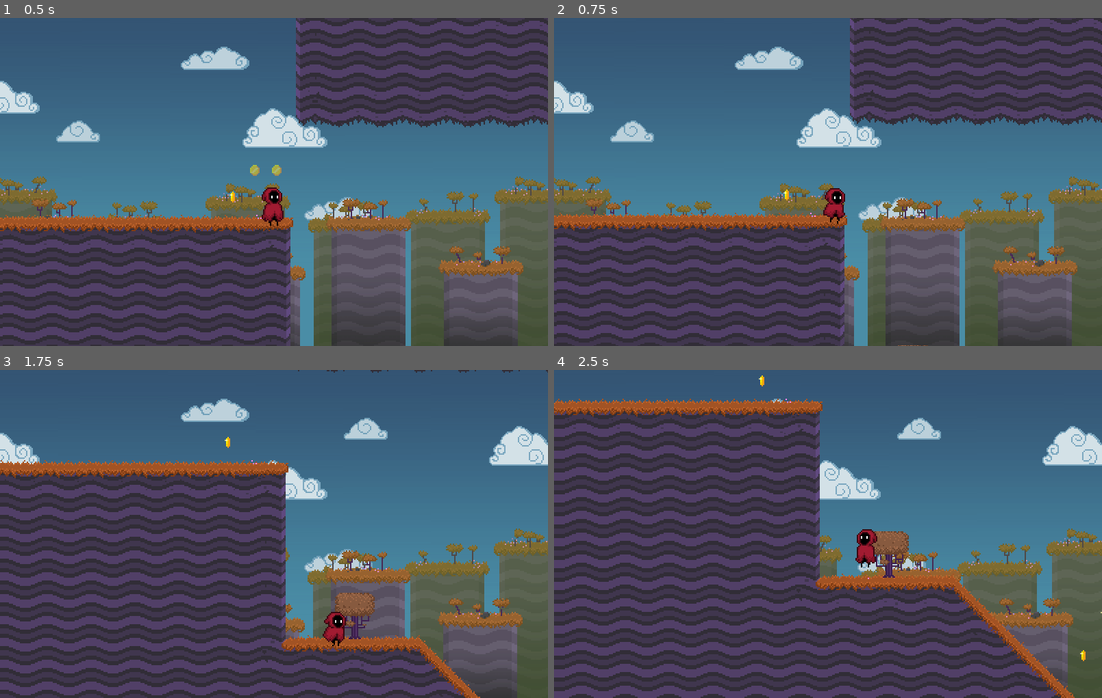
Above: before the commit, frames 1-4 (two rows, left to right).
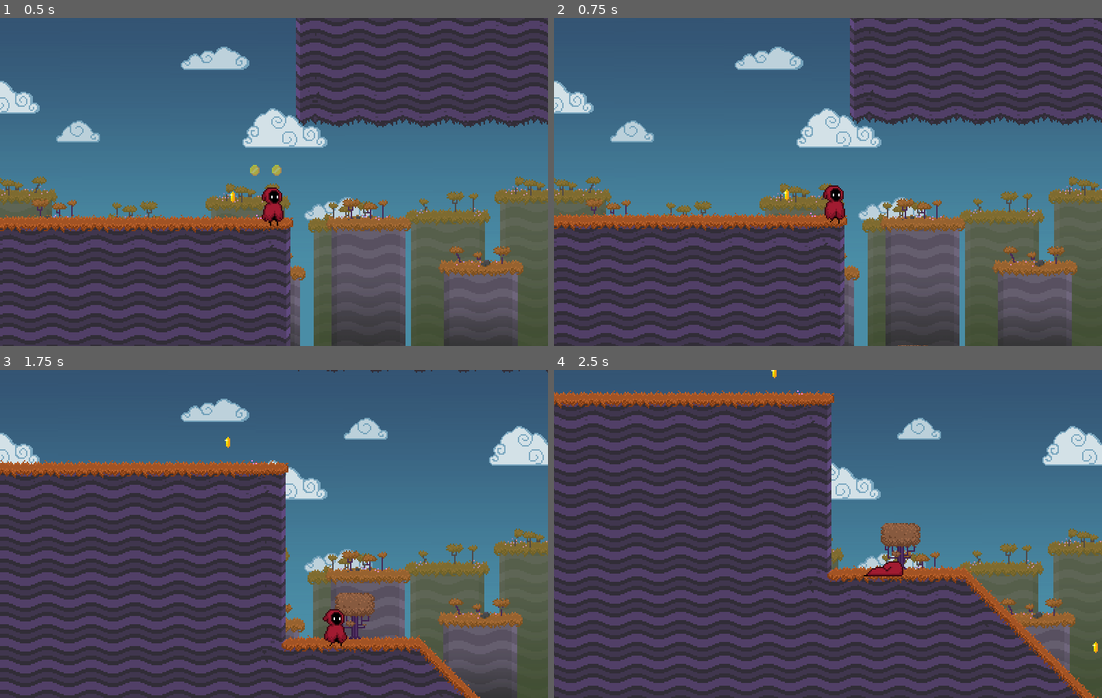
Above: after the commit, the same moments.

Repository: Stribe2/Prototype4
Game: Godot game, scene res://src/Main/Game.tscn
The game is run twice, just before and just after one commit, with the same random seed, the same clock (stepped at 60 frames per second) and the same inputs.
Inputs:
- Up to frame 1 (0.5 s): no input
- Up to frame 2 (0.75 s): hold Right (move_right) from 0.53 s (still down); hold Shift (Sprint) from 0.53 s (still down)
- Up to frame 3 (1.75 s): keep holding Right (move_right); tap Up (jump) at 0.77, 0.8, 1.07, 1.35, 1.52 s; release Shift (Sprint) at 1.28 s; tap Shift (Sprint) at 1.55 s
- Up to frame 4 (2.5 s): tap Up (jump) at 1.82, 2.3 s; release Right (move_right) at 2.03 s; hold Left (move_left) from 2.03 s (still down); hold Shift (Sprint) from 2.03 s (still down)

Frame 1 is identical in both runs. In frame 2, 0.2% of the frame differs, in the area x 49-54%, y 51-63%; in frame 3, 0.2%; in frame 4, 43%, in the area x 0-100%, y 0-100%.

Commit message:
player falls prone when y speed reaches threshold

Diff:
--- a/platformer/src/Actors/Player.gd
+++ b/platformer/src/Actors/Player.gd
@@ -22,6 +22,9 @@
 var direction_prev
 var is_airborne = false
 var fall_speed = 0.0
+var is_prone = false
+var prone_time = 1.5 # hardcoded to length of prone animation
+var prone_timer = 0.0
 
 func _ready():
 	# Static types are necessary here to avoid warnings.
@@ -54,40 +57,48 @@
 			is_airborne = false
 			if fall_speed > MAX_SAFE_FALL_SPEED:
 				print("Ouch, you fell kinda far! (", fall_speed, ")")
+				is_prone = true
 				# TODO: loose health
 				# TODO: fall prone for a few seconds
 			fall_speed = 0.0
 
+
 	if not is_on_floor():
 		is_airborne = true
 
-	if Input.is_action_just_pressed("jump" + action_suffix) and is_on_floor():
-		sound_jump.play()
+	if is_prone:
+		if prone_timer < prone_time:
+			prone_timer += _delta
+		else:
+			is_prone = false
+	else:
+		if Input.is_action_just_pressed("jump" + action_suffix) and is_on_floor():
+			sound_jump.play()
 
-	var max_velocity = max_velocity_walking
-	if Input.is_action_pressed("Sprint" + action_suffix):
-		max_velocity = max_velocity_sprinting
-		# TODO: play sprint animation
-		# TODO: drain health
+		var max_velocity = max_velocity_walking
+		if Input.is_action_pressed("Sprint" + action_suffix):
+			max_velocity = max_velocity_sprinting
+			# TODO: play sprint animation
+			# TODO: drain health
 
-	var direction = get_direction()
+		var direction = get_direction()
 
-	_velocity = calculate_move_velocity(direction, max_velocity, _delta)
+		_velocity = calculate_move_velocity(direction, max_velocity, _delta)
 
-	var snap_vector = Vector2.ZERO
-	if direction.y == 0.0:
-		snap_vector = Vector2.DOWN * FLOOR_DETECT_DISTANCE
-	var is_on_platform = platform_detector.is_colliding()
-	_velocity.y = move_and_slide_with_snap(
-		_velocity, snap_vector, FLOOR_NORMAL, not is_on_platform, 4, SLOPE_THRESHOLD, false
-	).y
+		var snap_vector = Vector2.ZERO
+		if direction.y == 0.0:
+			snap_vector = Vector2.DOWN * FLOOR_DETECT_DISTANCE
+		var is_on_platform = platform_detector.is_colliding()
+		_velocity.y = move_and_slide_with_snap(
+			_velocity, snap_vector, FLOOR_NORMAL, not is_on_platform, 4, SLOPE_THRESHOLD, false
+		).y
 
-	# Flip character sprite so it faces the move direction
-	if direction.x != 0:
-		if direction.x > 0:
-			sprite.scale.x = 1
-		else:
-			sprite.scale.x = -1
+		# Flip character sprite so it faces the move direction
+		if direction.x != 0:
+			if direction.x > 0:
+				sprite.scale.x = 1
+			else:
+				sprite.scale.x = -1
 
 	var animation = get_new_animation()
 	if animation != animation_player.current_animation:
@@ -128,8 +139,12 @@
 func get_new_animation():
 	var animation_new = ""
 	if is_on_floor():
-		if abs(_velocity.x) > 0.1:
-			animation_new = "run"
+		if is_prone:
+			animation_new = "prone"
+		elif abs(_velocity.x) > 0.1:
+			animation_new = "walk"
+			if abs(_velocity.x) > max_velocity_walking:
+				animation_new = "run"
 		else:
 			animation_new = "idle"
 	else:
--- a/platformer/src/Actors/Player.tscn
+++ b/platformer/src/Actors/Player.tscn
@@ -61,6 +61,22 @@
 "values": [ 42 ]
 }
 
+[sub_resource type="Animation" id=13]
+resource_name = "prone"
+length = 5.0
+tracks/0/type = "value"
+tracks/0/path = NodePath("Sprite:frame")
+tracks/0/interp = 1
+tracks/0/loop_wrap = true
+tracks/0/imported = false
+tracks/0/enabled = true
+tracks/0/keys = {
+"times": PoolRealArray( 0, 0.1, 0.2, 0.3, 3, 3.4, 3.8, 4.3, 4.7 ),
+"transitions": PoolRealArray( 1, 1, 1, 1, 1, 1, 1, 1, 1 ),
+"update": 1,
+"values": [ 59, 61, 62, 63, 60, 59, 58, 57, 56 ]
+}
+
 [sub_resource type="Animation" id=8]
 length = 2.1
 loop = true
@@ -112,12 +128,14 @@
 texture = ExtResource( 2 )
 hframes = 8
 vframes = 9
+frame = 56
 
 [node name="AnimationPlayer" type="AnimationPlayer" parent="."]
 playback_speed = 2.6
 anims/fall = SubResource( 2 )
 anims/idle = SubResource( 4 )
 anims/jump = SubResource( 6 )
+anims/prone = SubResource( 13 )
 anims/run = SubResource( 8 )
 anims/walk = SubResource( 12 )
 
Not shown: 1 places in platformer/src/Actors/Player.tscn that only renumber resources
